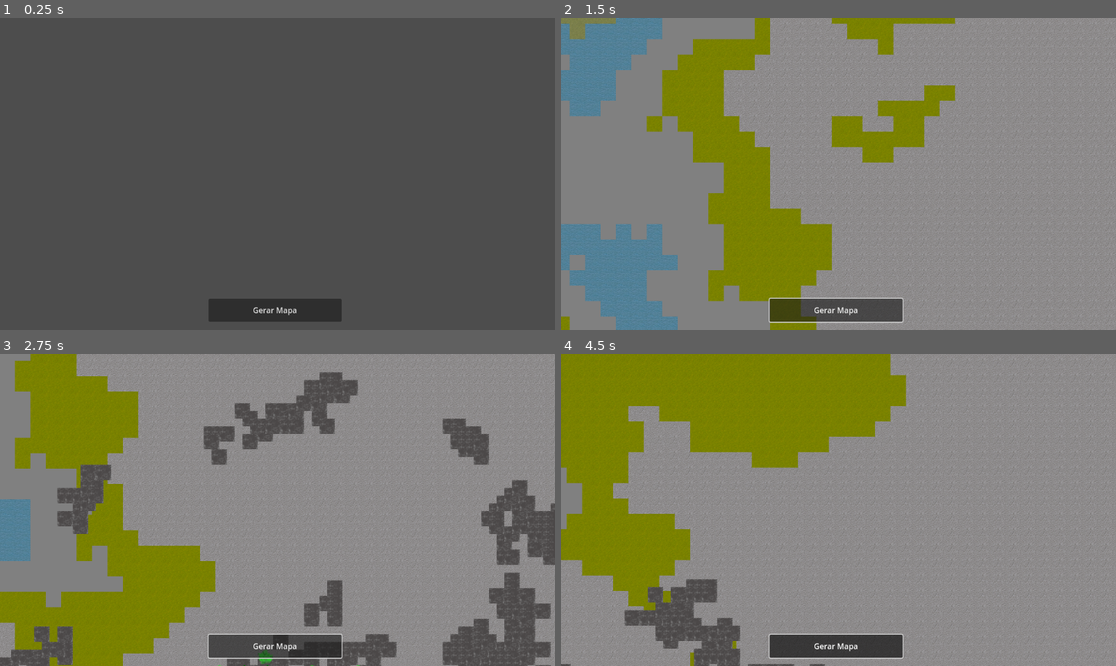
Above: before the commit, frames 1-4 (two rows, left to right).
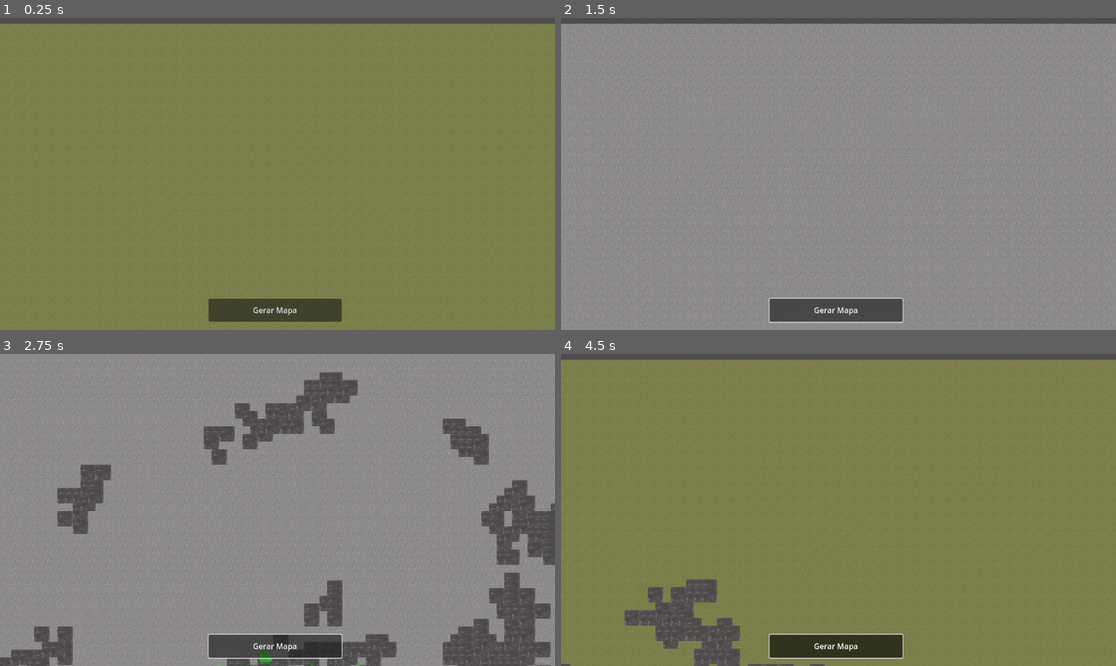
Above: after the commit, the same moments.

Repository: welltonsoaress/Project-RimWorld
Game: Godot game, scene res://Main.tscn
Same seed, same stepped clock (60 frames per second), same inputs: the game is played once before the commit and once after it.
Inputs (mouse positions are in pixels of both pictures, inside the frame that each line leads up to):
- Up to frame 1 (0.25 s): no input
- Up to frame 2 (1.5 s): click "Gerar Mapa" at 0.5 s; tap Enter (ui_accept) at 1.25 s; move the mouse to (960, 158) at 1.27 s; hold Right (ui_right) from 1.28 s (still down); hold Tab (ui_focus_next) from 1.28 s (still down); click (960, 158) at 1.42 s
- Up to frame 3 (2.75 s): tap Enter (ui_accept) at 1.52, 1.82, 2.27, 2.3, 2.57 s; tap Space (ui_select) at 1.55, 2.1 s; move the mouse to (166, 525) at 2.02 s; release Right (ui_right) at 2.03 s; release Tab (ui_focus_next) at 2.03 s; hold Down (ui_down) from 2.03 s (still down)
- Up to frame 4 (4.5 s): move the mouse to (894, 441) at 2.77 s; release Down (ui_down) at 2.78 s; hold Right (ui_right) 2.78-3.53 s; hold Enter (ui_accept) 2.78-3.53 s; tap Tab (ui_focus_next) at 3.05, 3.6 s; move the mouse to (810, 572) at 3.52 s; hold Up (ui_up) 3.53-4.28 s; click (810, 572) at 3.67 s; tap Enter (ui_accept) at 3.77, 4.07 s; tap Space (ui_select) at 3.8 s; move the mouse to (1005, 556) at 4.27 s; hold Left (ui_left) from 4.28 s (still down); hold Space (ui_select) from 4.28 s (still down)

The runs differ from the first frame. In frame 1, 96% of the frame differs, in the area x 0-100%, y 1-100%; in frame 2, 27%; in frame 3, 18%; in frame 4, 96%.

Commit message:
pequenas correções

Diff:
--- a/main.gd
+++ b/main.gd
@@ -17,14 +17,53 @@
 		is_generating = false
 
 func setup_layers():
-	# Configura z-index das camadas
+	# Configura z-index das camadas para ordem correta de renderização
 	if has_node("ShaderTerrain"):
-		$ShaderTerrain.z_index = 0
+		$ShaderTerrain.z_index = -1  # Shader por baixo de tudo
 	if has_node("Resource/ResourceMap"):
 		$Resource/ResourceMap.z_index = 1
 	if has_node("Object/ObjectMap"):
 		$Object/ObjectMap.z_index = 2
+
+	# Garante que todos os TileMapLayers tenham a mesma configuração de tile_size
+	sync_tilemap_settings()
+
 	print("🔧 Camadas configuradas")
+
+func sync_tilemap_settings():
+	# Lista de todos os TileMapLayers que precisam ser sincronizados
+	var tilemaps = []
+
+	# Coleta todos os TileMapLayers
+	var terrain = get_node_or_null("Terrain/TerrainMap")
+	var resources = get_node_or_null("Resource/ResourceMap")
+	var objects = get_node_or_null("Object/ObjectMap")
+
+	if terrain: tilemaps.append(terrain)
+	if resources: tilemaps.append(resources)
+	if objects: tilemaps.append(objects)
+
+	# Sincroniza configurações entre todos os TileMapLayers
+	var reference_tile_size = 32  # Tamanho padrão
+
+	for tilemap in tilemaps:
+		if tilemap is TileMapLayer and tilemap.tile_set:
+			var tile_set = tilemap.tile_set
+			if tile_set.get_source_count() > 0:
+				var source = tile_set.get_source(0)
+				if source is TileSetAtlasSource:
+					var atlas_source = source as TileSetAtlasSource
+					if atlas_source.texture_region_size.x > 0:
+						reference_tile_size = int(atlas_source.texture_region_size.x)
+						break
+
+	print("🔄 Tile size de referência: ", reference_tile_size)
+
+	# Atualiza o shader com o tamanho correto
+	var shader_terrain = get_node_or_null("ShaderTerrain")
+	if shader_terrain and shader_terrain.has_method("sync_with_tilemaps"):
+		shader_terrain.tile_size = reference_tile_size
+		shader_terrain.sync_with_tilemaps()
 
 func generate_all():
 	if is_generating:
@@ -46,28 +85,14 @@
 		is_generating = false
 		return
 
-	# 2. SEGUNDO: Gera recursos (depende do terreno)
-	var resources = get_node_or_null("Resource/ResourceMap")
-	if resources and resources.has_method("generate"):
-		print("🔧 Gerando recursos...")
-		resources.generate()
-		await get_tree().process_frame
-	else:
-		print("❌ ResourceMap não encontrado!")
-
-	# 3. TERCEIRO: Gera objetos (depende de terreno e recursos)
-	var objects = get_node_or_null("Object/ObjectMap")
-	if objects and objects.has_method("generate"):
-		print("📦 Gerando objetos...")
-		objects.generate()
-		await get_tree().process_frame
-	else:
-		print("❌ ObjectMap não encontrado!")
-
-	# 4. QUARTO: Configura o shader (depende do mapData.png)
+	# 2. SEGUNDO: Configura o shader ANTES dos recursos (para garantir alinhamento)
 	var shader_sprite = get_node_or_null("ShaderTerrain")
 	if shader_sprite:
 		print("🎨 Configurando ShaderTerrain...")
+		# Sincroniza com TileMapLayers primeiro
+		if shader_sprite.has_method("sync_with_tilemaps"):
+			shader_sprite.sync_with_tilemaps()
+
 		# Aguarda um pouco mais para garantir que o arquivo existe
 		await get_tree().create_timer(0.5).timeout
 
@@ -77,6 +102,24 @@
 			print("❌ ShaderTerrain sem método update_texture!")
 	else:
 		print("❌ ShaderTerrain não encontrado!")
+
+	# 3. TERCEIRO: Gera recursos (agora alinhado com o shader)
+	var resources = get_node_or_null("Resource/ResourceMap")
+	if resources and resources.has_method("generate"):
+		print("🔧 Gerando recursos...")
+		resources.generate()
+		await get_tree().process_frame
+	else:
+		print("❌ ResourceMap não encontrado!")
+
+	# 4. QUARTO: Gera objetos (agora alinhado com o shader)
+	var objects = get_node_or_null("Object/ObjectMap")
+	if objects and objects.has_method("generate"):
+		print("📦 Gerando objetos...")
+		objects.generate()
+		await get_tree().process_frame
+	else:
+		print("❌ ObjectMap não encontrado!")
 
 	is_generating = false
 	print("✅ Geração completa finalizada!")
@@ -105,11 +148,22 @@
 			print("  - Shader: ", shader_mat.shader != null)
 			print("  - textureAtlas: ", shader_mat.get_shader_parameter("textureAtlas") != null)
 			print("  - mapData: ", shader_mat.get_shader_parameter("mapData") != null)
+			print("  - Sprite position: ", shader_sprite.position)
+			print("  - Sprite scale: ", shader_sprite.scale)
 
 			if shader_sprite.has_method("debug_shader_parameters"):
 				shader_sprite.debug_shader_parameters()
 		else:
 			print("❌ ShaderMaterial não encontrado!")
+
+	# Verifica TileMapLayers
+	var terrain = get_node_or_null("Terrain/TerrainMap")
+	if terrain and terrain is TileMapLayer:
+		print("✅ TerrainMap encontrado")
+		print("  - Position: ", terrain.position)
+		print("  - Scale: ", terrain.scale)
+		if terrain.tile_set:
+			print("  - TileSet configurado: ", terrain.tile_set != null)
 
 	print("=== FIM DEBUG ===\n")
 
@@ -124,3 +178,19 @@
 func force_regenerate():
 	is_generating = false
 	generate_all()
+
+# Função para forçar realinhamento (útil para debug)
+func force_realign():
+	print("🔄 Forçando realinhamento...")
+	sync_tilemap_settings()
+	var shader_sprite = get_node_or_null("ShaderTerrain")
+	if shader_sprite and shader_sprite.has_method("setup_sprite_transform"):
+		shader_sprite.setup_sprite_transform()
+
+# Função para debug rápido via Input
+func _input(event):
+	if not Engine.is_editor_hint():
+		if event.is_action_pressed("ui_cancel"): # ESC
+			debug_final_state()
+		elif event.is_action_pressed("ui_focus_next"): # Tab
+			force_realign()
--- a/shader_terrain.gd
+++ b/shader_terrain.gd
@@ -42,7 +42,6 @@
 	material_instance.set_shader_parameter("textureAtlasTexturesWidth", 4.0)
 	material_instance.set_shader_parameter("mapTilesCountX", float(map_width))
 	material_instance.set_shader_parameter("mapTilesCountY", float(map_height))
-	material_instance.set_shader_parameter("blendTextureTiles", 4.0)
 
 	# Carrega blendTexture se existir
 	var blend_texture = load("res://blendTexture.png")
@@ -77,17 +76,39 @@
 
 	print("🎨 mapData atualizado no shader")
 
-	# Força atualização visual
-	texture = load("res://TileSets/blank_1x1_white.png") # Imagem base para o sprite
-	if texture:
-		# Calcula o tamanho correto baseado no mapa
-		scale = Vector2(
-			float(map_width * tile_size) / texture.get_width(),
-			float(map_height * tile_size) / texture.get_height()
-		)
-		print("🔄 Sprite redimensionado para: ", scale)
+	# CORREÇÃO PRINCIPAL: Ajusta posição e escala corretamente
+	setup_sprite_transform()
 
 	queue_redraw()
+
+func setup_sprite_transform():
+	# Carrega uma textura base simples
+	texture = load("res://TileSets/blank_1x1_white.png")
+	if not texture:
+		print("❌ Falha ao carregar blank_1x1_white.png")
+		return
+
+	# Calcula o tamanho total do mapa em pixels
+	var map_pixel_width = map_width * tile_size
+	var map_pixel_height = map_height * tile_size
+
+	# Ajusta a escala para que o sprite tenha exatamente o tamanho do mapa
+	scale = Vector2(
+		float(map_pixel_width) / texture.get_width(),
+		float(map_pixel_height) / texture.get_height()
+	)
+
+	# CORREÇÃO CRÍTICA: Posiciona o sprite para começar em (0,0) como os TileMapLayers
+	# Por padrão, Sprite2D é centralizado, então precisamos ajustar
+	position = Vector2(
+		map_pixel_width * 0.5,  # Metade da largura
+		map_pixel_height * 0.5  # Metade da altura
+	)
+
+	print("🔄 Sprite configurado:")
+	print("  - Escala: ", scale)
+	print("  - Posição: ", position)
+	print("  - Tamanho do mapa: ", map_pixel_width, "x", map_pixel_height)
 
 func load_map_data_safely() -> Image:
 	var image = Image.new()
@@ -109,9 +130,36 @@
 	# Preenche com padrão de teste (água = tile 3)
 	for x in range(map_width):
 		for y in range(map_height):
-			image.set_pixel(x, y, Color(3.0/7.0, 0, 0)) # Tile ID 3 (água)
+			image.set_pixel(x, y, Color(3.0/7.0, 0, 0)) # Tile ID 0,1 (água)
 
 	return image
+
+# Função para sincronizar com TileMapLayers
+func sync_with_tilemaps():
+	# Busca por TileMapLayers para sincronizar configurações
+	var terrain_map = get_node_or_null("/root/Main/Terrain/TerrainMap")
+	if terrain_map and terrain_map is TileMapLayer:
+		var tilemap_layer = terrain_map as TileMapLayer
+
+		# Verifica se há tile_set configurado
+		if tilemap_layer.tile_set:
+			var tile_set = tilemap_layer.tile_set
+			# Pega o tamanho real dos tiles do TileSet
+			var tile_source = tile_set.get_source(0) if tile_set.get_source_count() > 0 else null
+			if tile_source and tile_source is TileSetAtlasSource:
+				var atlas_source = tile_source as TileSetAtlasSource
+				var tile_size_from_tileset = atlas_source.texture_region_size
+
+				if tile_size_from_tileset.x > 0:
+					tile_size = int(tile_size_from_tileset.x)
+					print("🔄 Tile size sincronizado com TileSet: ", tile_size)
+
+					# Atualiza o shader com o novo tamanho
+					if material_instance:
+						material_instance.set_shader_parameter("tileSizeInPixels", float(tile_size))
+
+					# Reconfigura o sprite
+					setup_sprite_transform()
 
 # Função de debug para verificar parâmetros do shader
 func debug_shader_parameters():
@@ -125,8 +173,12 @@
 	print("  - tileSizeInPixels: ", material_instance.get_shader_parameter("tileSizeInPixels"))
 	print("  - mapTilesCountX: ", material_instance.get_shader_parameter("mapTilesCountX"))
 	print("  - mapTilesCountY: ", material_instance.get_shader_parameter("mapTilesCountY"))
+	print("  - Sprite scale: ", scale)
+	print("  - Sprite position: ", position)
 
 # Chama debug após updates (útil para testar)
 func _input(event):
 	if event.is_action_pressed("ui_accept"): # Enter
 		debug_shader_parameters()
+	elif event.is_action_pressed("ui_select"): # Space
+		sync_with_tilemaps()
Binary file changed: mapData.png
